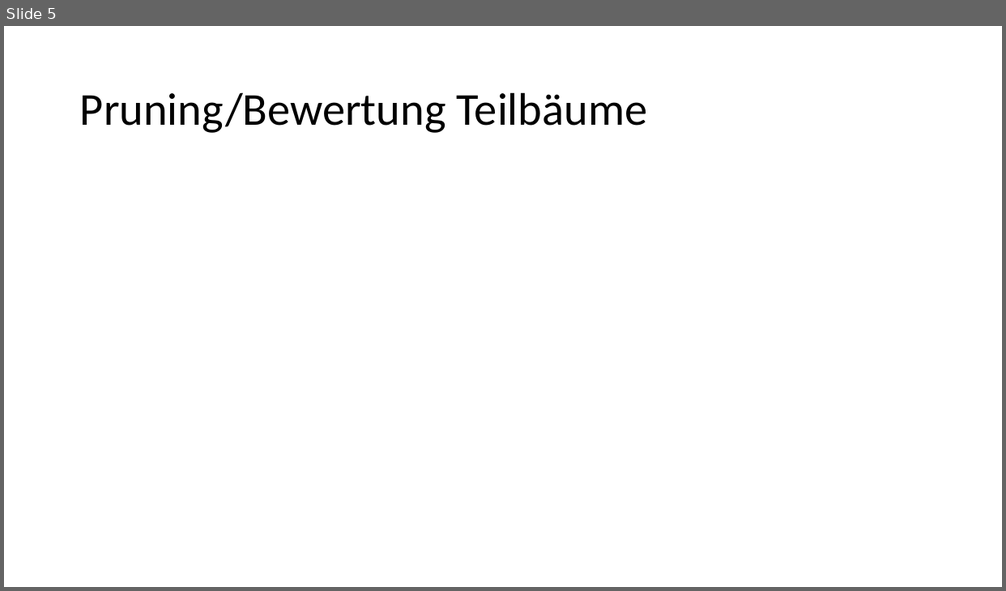
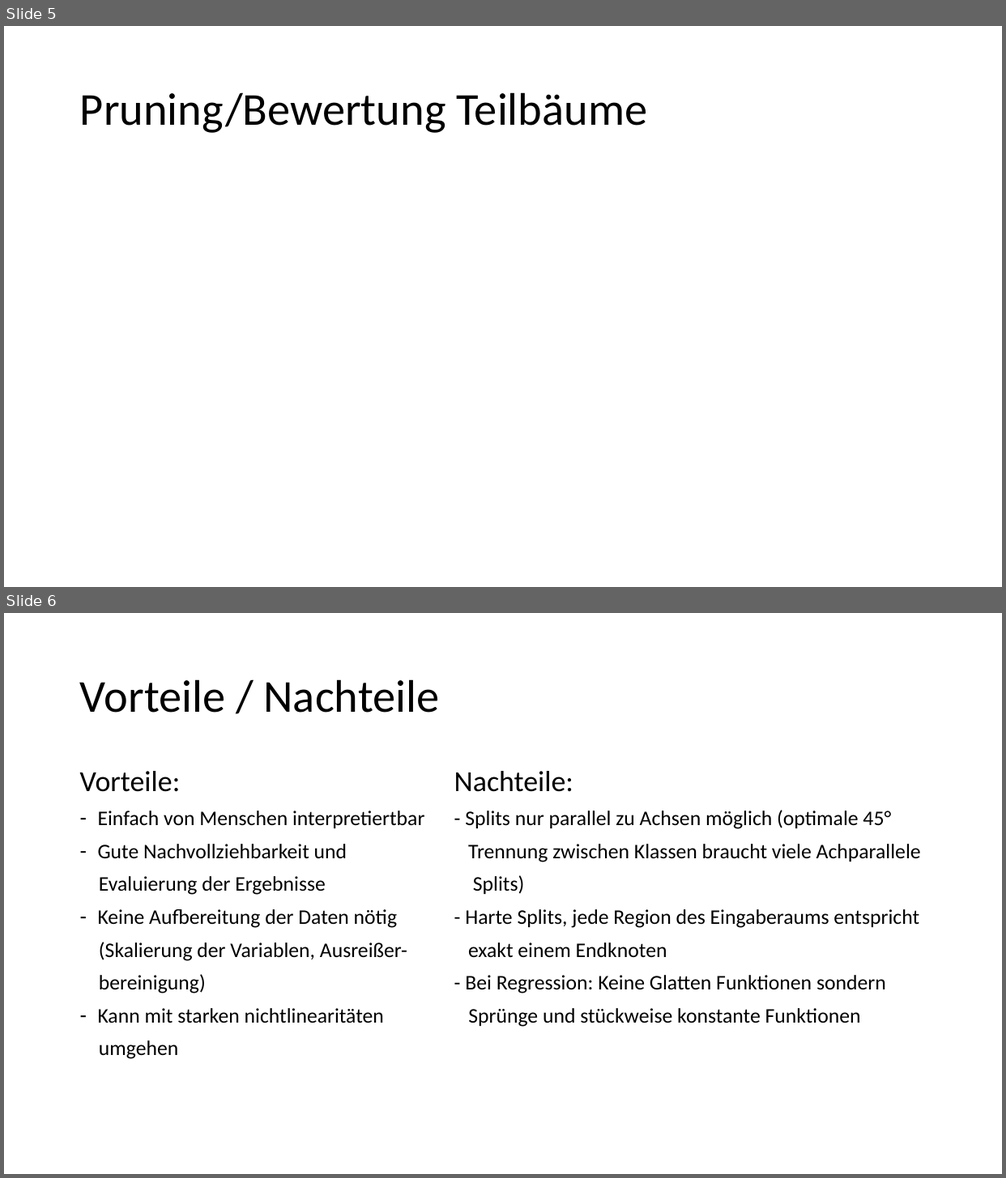
Before and after one commit to MichaelisMenden/Mustererkennung, a slide deck: Aufgabe 3/CART_Gruppe6_Burger,Baron,Linder,Wimmer.ppt. Shown one above the other, each under a label of ours: slide 5 before the commit, slides 5 and 6 after it. The pictures are 1006x591 and 1006x1178 pixels, drawn with LibreOffice and Linux fonts; fonts in the diff are those of the drawing; background and template pictures are left out. Boxes give left, top, right and bottom in pixels: in the first picture for what was removed or moved away, otherwise in the second. Text is boxed around its words. In the diff, an @@ line names an element or a change of style, - is before the commit and + after.

Commit message:
Vor und Nachteile eingefügt

```diff
--- a/Aufgabe 3/CART_Gruppe6_Burger,Baron,Linder,Wimmer.ppt
+++ b/Aufgabe 3/CART_Gruppe6_Burger,Baron,Linder,Wimmer.ppt
@@ slide 6 added at (4,613,1002,1174), background #FFFFFF @@
@@ title added at (80,679,440,713), 44 pt, text #000000 @@
+Vorteile / Nachteile
@@ text added at (80,771,921,1027), 20 pt, text #000000 @@
+Vorteile: Nachteile:
+– Einfach von Menschen interpretiertbar - Splits nur parallel zu Achsen möglich (optimale 45°
+– Gute Nachvollziehbarkeit und Trennung zwischen Klassen braucht viele Achparallele
+Evaluierung der Ergebnisse Splits)
+– Keine Aufbereitung der Daten nötig - Harte Splits, jede Region des Eingaberaums entspricht
+(Skalierung der Variablen, Ausreißer- exakt einem Endknoten
+bereinigung) - Bei Regression: Keine Glatten Funktionen sondern
+– Kann mit starken nichtlinearitäten Sprünge und stückweise konstante Funktionen
+umgehen
```
Also in this commit, not shown: 1 slide removed.
